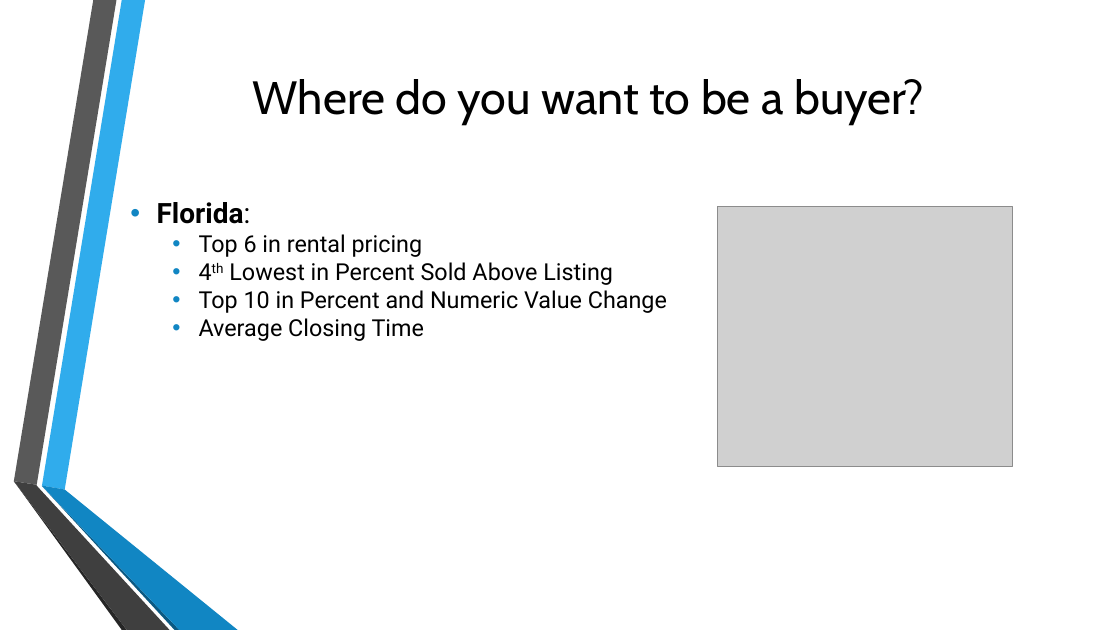
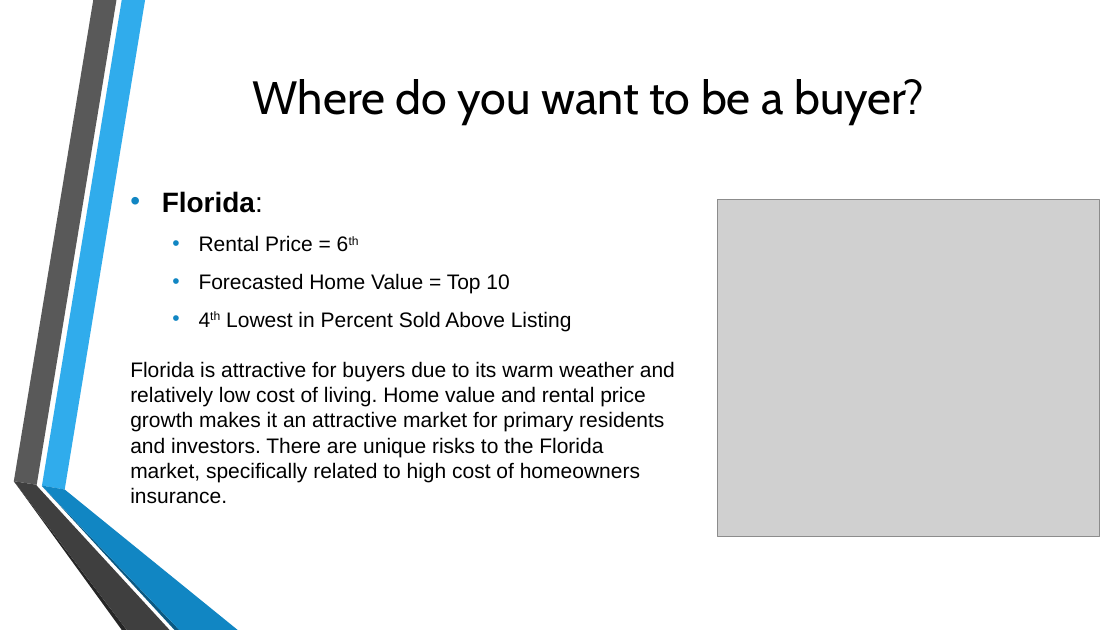
Before and after one commit to josephlomas/Project1_GroupRepo, a slide deck: slide 15 of Real Estate EDA.pptx. Drawn at 1120x630 pixels with LibreOffice and Linux fonts; fonts in the diff are those of the drawing; grey boxes stand for pictures. Boxes give left, top, right and bottom in pixels: in the first picture for what was removed or moved away, otherwise in the second. Text is boxed around its words. In the diff, an @@ line names an element or a change of style, - is before the commit and + after.

```diff
--- a/Real Estate EDA.pptx
+++ b/Real Estate EDA.pptx
@@ text "Florida:" at [130, 191, 675, 504]: vertical alignment middle to top @@
@@ text at [162, 191, 572, 331]: font Roboto to Arial in "Florida:", "4th Lowest in Percent Sold Above Listing"; size 20 to 18 pt in "4th Lowest in Percent Sold Above Listing"; indent changed; line spacing 1 to 1.5 @@
@@ picture: place and size @@
-picture at [718, 207, 1013, 467]
+picture at [718, 200, 1100, 537]
@@ text at [199, 235, 509, 293]: text changed; size 20 to 18 pt; font Roboto to Arial @@
-  • Top 6 in rental pricing
+  • Rental Price = 6th
+  • Forecasted Home Value = Top 10
@@ text at [130, 361, 675, 504]: text changed; size 20 to 18 pt; font Roboto to Arial @@
-  • Top 10 in Percent and Numeric Value Change
-  • Average Closing Time
+Florida is attractive for buyers due to its warm weather and relatively low cost of living. Home value and rental price growth makes it an attractive market for primary residents and investors. There are unique risks to the Florida market, specifically related to high cost of homeowners insurance.
```
Also in this commit, not shown: 10 other slides changed, 3 slides added, 3 slides removed, 1 other file.
